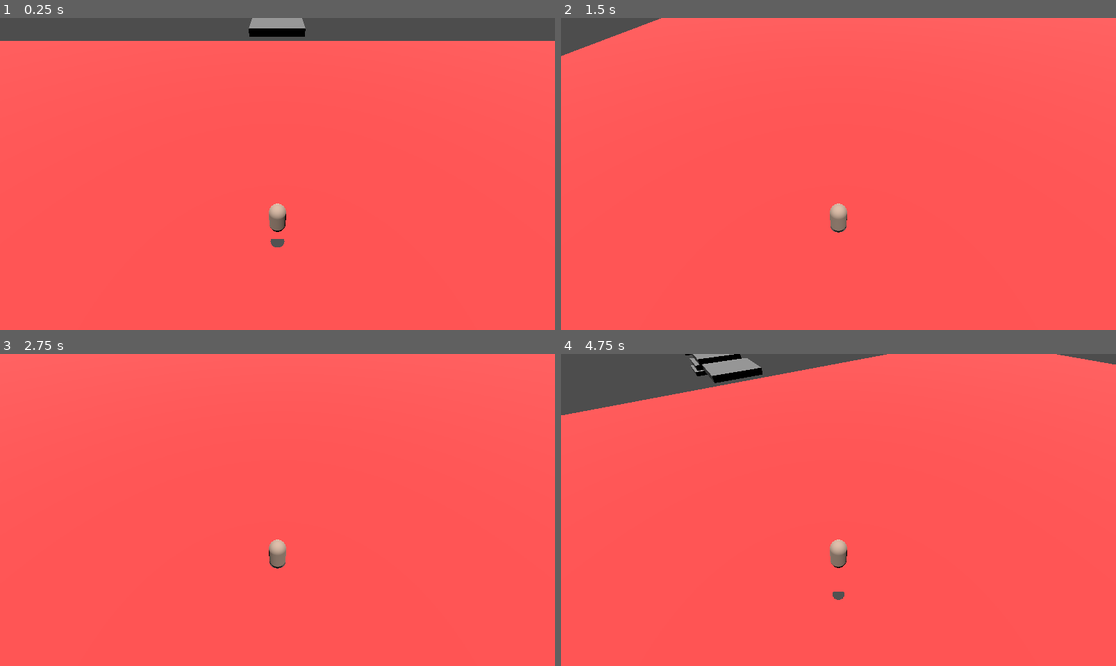
Above: before the commit, frames 1-4 (two rows, left to right).
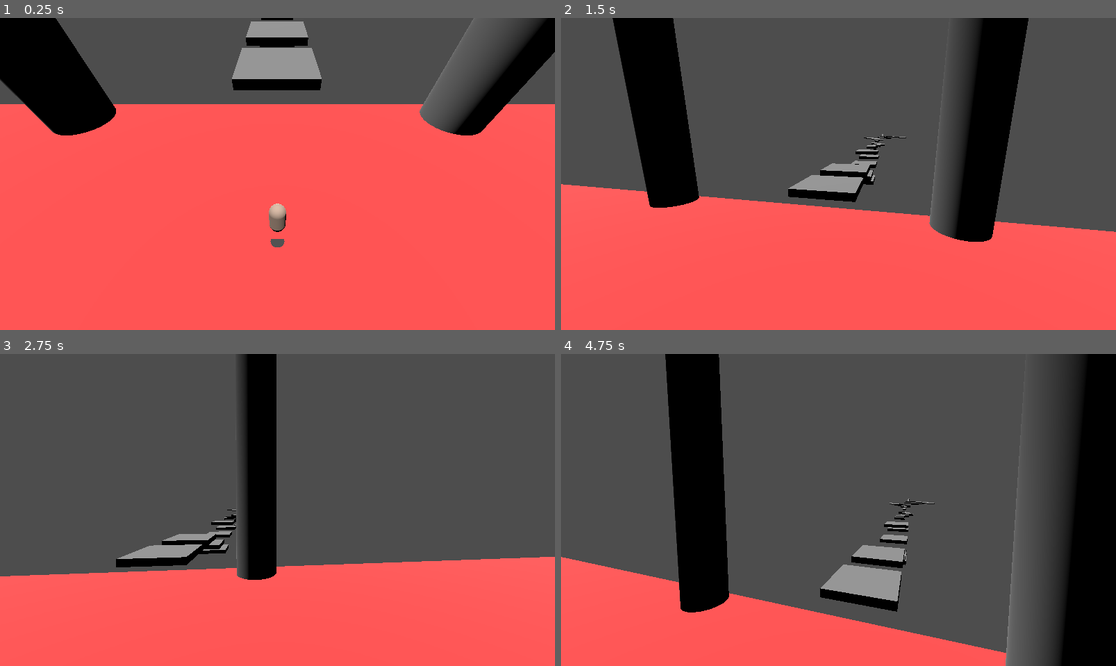
Above: after the commit, the same moments.

Repository: ankit-suman-07/Platform_3D
Game: Godot game, scene res://scenes/world.tscn
Same seed, same stepped clock (60 frames per second), same inputs: the game is played once before the commit and once after it.
Inputs (mouse positions are in pixels of both pictures, inside the frame that each line leads up to):
- Up to frame 1 (0.25 s): no input
- Up to frame 2 (1.5 s): tap Enter at 0.5 s; move the mouse to (960, 158) at 0.52 s; hold D (right) 0.53-1.28 s; tap Space (jump) at 0.77 s; move the mouse to (727, 189) at 1.27 s; hold S (back) from 1.28 s (still down)
- Up to frame 3 (2.75 s): tap Space (jump) at 1.52 s; move the mouse to (333, 441) at 2.02 s; release S (back) at 2.03 s; hold D (right) from 2.03 s (still down)
- Up to frame 4 (4.75 s): move the mouse to (810, 572) at 2.77 s; release D (right) at 2.78 s; hold W (forward) 2.78-3.53 s; tap Space (jump) at 3.02, 3.77, 4.52 s; move the mouse to (1005, 556) at 3.52 s; hold A (left) from 3.53 s (still down); tap Escape at 4.15 s; move the mouse to (672, 463) at 4.27 s

The runs differ from the first frame. In frame 1, 24% of the frame differs, in the area x 0-100%, y 0-38%; in frame 2, 61%; in frame 3, 68%; in frame 4, 81%, in the area x 0-100%, y 0-100%.

Commit message:
Add mouse control

Diff:
--- a/scenes/start_floor.tscn
+++ b/scenes/start_floor.tscn
@@ -8,6 +8,18 @@
 
 [sub_resource type="BoxShape3D" id="BoxShape3D_h72lv"]
 size = Vector3(1.20319, 1, 1.19653)
+
+[sub_resource type="StandardMaterial3D" id="StandardMaterial3D_h72lv"]
+
+[sub_resource type="CylinderMesh" id="CylinderMesh_ovlsf"]
+material = SubResource("StandardMaterial3D_h72lv")
+
+[sub_resource type="StandardMaterial3D" id="StandardMaterial3D_ovlsf"]
+
+[sub_resource type="PrismMesh" id="PrismMesh_gyhdv"]
+material = SubResource("StandardMaterial3D_ovlsf")
+
+[sub_resource type="BoxMesh" id="BoxMesh_t0rx8"]
 
 [node name="StartFloor" type="StaticBody3D"]
 transform = Transform3D(10, 0, 0, 0, 10, 0, 0, 0, 10, 0, 0, 0.114773)
@@ -19,3 +31,23 @@
 [node name="CollisionShape3D" type="CollisionShape3D" parent="."]
 transform = Transform3D(5, 0, 0, 0, 2, 0, 0, 0, 5, 0.0102234, 0, 0.010376)
 shape = SubResource("BoxShape3D_h72lv")
+
+[node name="pillar" type="MeshInstance3D" parent="."]
+transform = Transform3D(0.2, 0, 0, 0, 0.6, 0, 0, 0, 0.2, 2.89404, 1.60568, -0.69391)
+mesh = SubResource("CylinderMesh_ovlsf")
+
+[node name="pillar2" type="MeshInstance3D" parent="."]
+transform = Transform3D(0.2, 0, 0, 0, 0.6, 0, 0, 0, 0.2, 2.89404, 1.60568, 0.628269)
+mesh = SubResource("CylinderMesh_ovlsf")
+
+[node name="MeshInstance3D2" type="MeshInstance3D" parent="."]
+transform = Transform3D(-0.287255, 5.83657, 0, -1.80529, -0.928706, 0, 0, 0, 0.2, 0.104163, 1.45828, 2.88751)
+mesh = SubResource("PrismMesh_gyhdv")
+
+[node name="MeshInstance3D3" type="MeshInstance3D" parent="."]
+transform = Transform3D(-0.287255, 5.83657, 0, -1.80529, -0.928706, 0, 0, 0, 0.2, 0.104163, 1.45828, -2.90245)
+mesh = SubResource("PrismMesh_gyhdv")
+
+[node name="MeshInstance3D4" type="MeshInstance3D" parent="."]
+transform = Transform3D(0.19, 0, 0, 0, 2, 0, 0, 0, 5.468, -2.90938, 2.01137, 0)
+mesh = SubResource("BoxMesh_t0rx8")
--- a/scenes/world.tscn
+++ b/scenes/world.tscn
@@ -16,14 +16,14 @@
 transform = Transform3D(10, 0, 0, 0, 10, 0, 0, 0, 10, 16.352, -10.0209, 0)
 
 [node name="player" parent="." instance=ExtResource("2_rwgxs")]
-transform = Transform3D(-4.3068e-08, 0.170949, -0.98528, 7.47242e-09, 0.98528, 0.170949, 1, 0, -4.37114e-08, 32.7055, 2.29823, 0.0294237)
+transform = Transform3D(-4.3068e-08, 0.170949, -0.98528, 7.47242e-09, 0.98528, 0.170949, 1, 0, -4.37114e-08, 40.7135, 2.29823, 0.0294237)
 
 [node name="Camera3D" type="Camera3D" parent="player"]
 transform = Transform3D(1, -2.73915e-08, -9.64688e-09, 2.73915e-08, 0.779305, 0.626644, -9.64689e-09, -0.626644, 0.779305, 1.29526e-08, 2.88028, 2.32998)
 near = 1.0
 
 [node name="DirectionalLight3D" type="DirectionalLight3D" parent="."]
-transform = Transform3D(0.999667, -0.00169484, 0.0257549, -0.0258106, -0.0656425, 0.997509, -6.11648e-09, -0.997842, -0.0656644, 55.8116, 27.5617, 0)
+transform = Transform3D(0.999667, -0.00169484, 0.0257549, -0.0258106, -0.0656425, 0.997509, -6.11648e-09, -0.997842, -0.0656644, 55.8116, 2.91496, 0)
 
 [node name="measure" parent="." instance=ExtResource("6_qfnet")]
 transform = Transform3D(2, 0, 0, 0, 0.5, 0, 0, 0, 2, 221.534, -0.716456, -0.745745)
--- a/scripts/player.gd
+++ b/scripts/player.gd
@@ -1,13 +1,45 @@
 extends CharacterBody3D
 
-const SPEED := 5.0
+const SPEED := 4.0
 const GRAVITY := 9.8 * 4
 const JUMP_VELOCITY := 12
-const TURN_SPEED := 2.0
+const MOUSE_SENSITIVITY := 0.001
 const RAY_LENGTH := 100.0
+const MAX_LOOK_ANGLE := deg_to_rad(70) # Prevent looking too far up or down
 
 var was_in_air := false
 @onready var shadow_node = $ShadowMesh
+@onready var camera_node = $Camera3D
+
+var camera_pitch := 0.0
+
+func _ready() -> void:
+	Input.set_mouse_mode(Input.MOUSE_MODE_CAPTURED)
+
+func _unhandled_input(event) -> void:
+	if event is InputEventMouseMotion:
+		# Mouse look logic
+		rotation.y -= event.relative.x * MOUSE_SENSITIVITY
+		camera_pitch = clamp(camera_pitch - event.relative.y * MOUSE_SENSITIVITY, -MAX_LOOK_ANGLE, MAX_LOOK_ANGLE)
+		camera_node.rotation.x = camera_pitch
+
+	if event is InputEventKey and event.pressed:
+		if event.keycode == KEY_ESCAPE:
+			if Input.get_mouse_mode() == Input.MOUSE_MODE_CAPTURED:
+			# Release mouse
+				Input.set_mouse_mode(Input.MOUSE_MODE_VISIBLE)
+			else:
+			# Exit the game
+				get_tree().quit()
+
+
+#func _unhandled_input(event) -> void:
+	#if event is InputEventMouseMotion:
+		## Mouse X -> Y rotation
+		#rotation.y -= event.relative.x * MOUSE_SENSITIVITY
+		## Mouse Y -> Camera pitch
+		#camera_pitch = clamp(camera_pitch - event.relative.y * MOUSE_SENSITIVITY, -MAX_LOOK_ANGLE, MAX_LOOK_ANGLE)
+		#camera_node.rotation.x = camera_pitch
 
 func _physics_process(delta: float) -> void:
 	# ---- Gravity ----
@@ -21,21 +53,20 @@
 		if Input.is_action_just_pressed("jump"):
 			velocity.y = JUMP_VELOCITY
 
-	# ---- Rotation ----
-	if Input.is_action_pressed("left"):
-		rotation.y += TURN_SPEED * delta
-	if Input.is_action_pressed("right"):
-		rotation.y -= TURN_SPEED * delta
-
 	# ---- Movement ----
 	var direction := Vector3.ZERO
 	if Input.is_action_pressed("forward"):
-		direction -= transform.basis.z
+		direction += Vector3.FORWARD
 	if Input.is_action_pressed("back"):
-		direction += transform.basis.z
+		direction -= Vector3.FORWARD
+	if Input.is_action_pressed("left"):
+		direction -= Vector3.RIGHT
+	if Input.is_action_pressed("right"):
+		direction += Vector3.RIGHT
+
+	direction = direction.normalized()
+	direction = global_transform.basis * direction
 	direction.y = 0
-	direction = direction.normalized()
-
 	velocity.x = direction.x * SPEED
 	velocity.z = direction.z * SPEED
 
@@ -56,9 +87,9 @@
 	query.collide_with_areas = false
 	var result = space_state.intersect_ray(query)
 
-	if result.size() > 0:
+	if result.size() > 0 and shadow_node:
 		var position = result["position"]
-		shadow_node.global_position = position + Vector3(0, 0.01, 0) # Tiny offset
+		shadow_node.global_position = position + Vector3(0, 0.01, 0)
 		shadow_node.visible = true
-	else:
+	elif shadow_node:
 		shadow_node.visible = false
Not shown: 1 places in scenes/start_floor.tscn that only renumber resources
